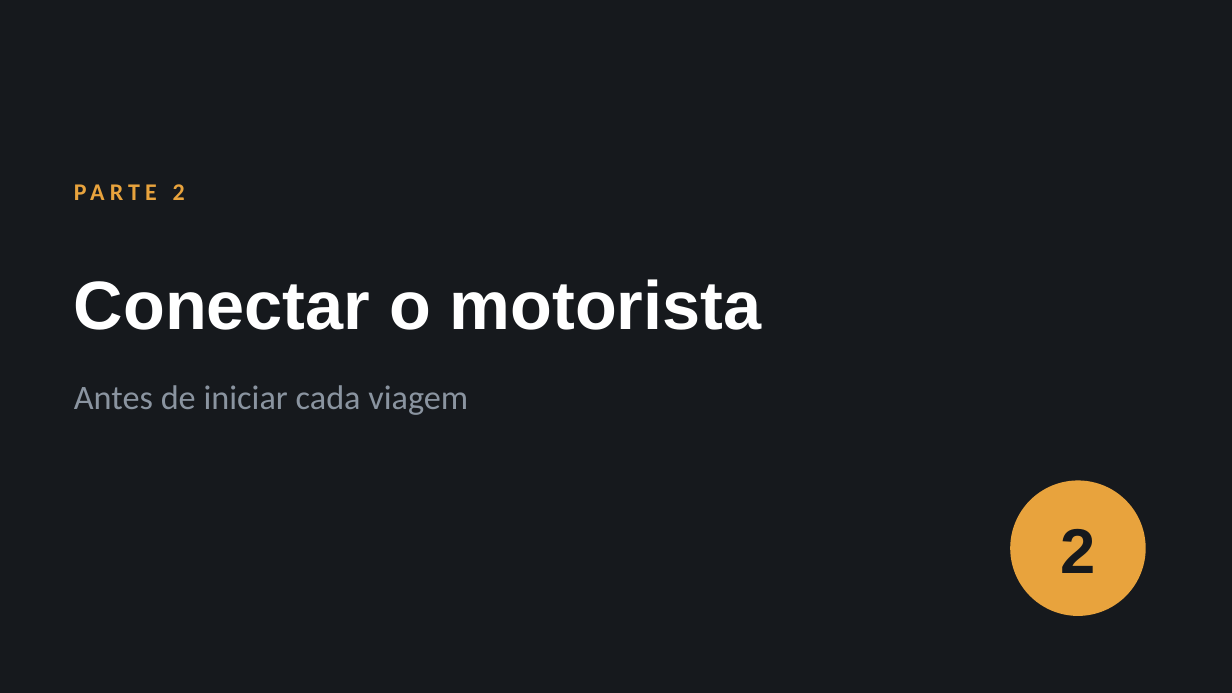
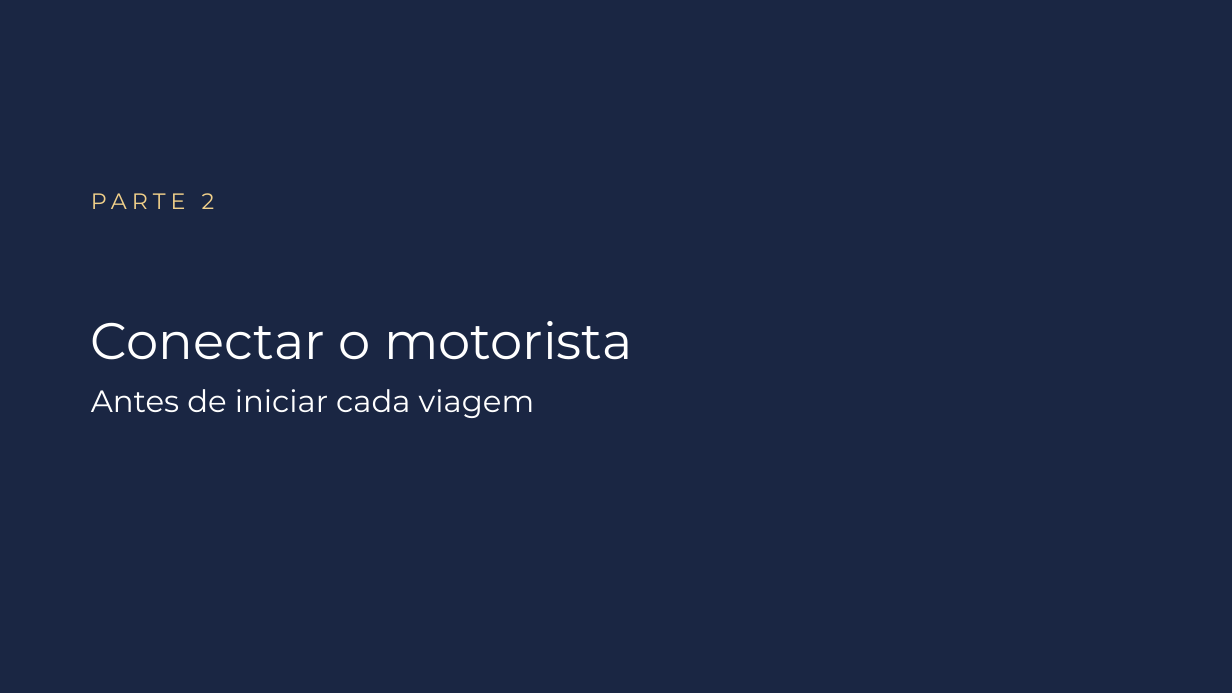
Before and after one commit to kallorvan/Manuais-de-uso, a slide deck: slide 12 of tacografo/Manual_Tacografo_Digital.pptx. Drawn at 1232x693 pixels with LibreOffice and Linux fonts; fonts in the diff are those of the drawing; background and template pictures are left out. Boxes give left, top, right and bottom in pixels: in the first picture for what was removed or moved away, otherwise in the second. Text is boxed around its words. In the diff, an @@ line names an element or a change of style, - is before the commit and + after.

```diff
--- a/tacografo/Manual_Tacografo_Digital.pptx
+++ b/tacografo/Manual_Tacografo_Digital.pptx
@@ background #16191D to #1A2643 @@
@@ text "PARTE 2": place and size @@
-text "PARTE 2" at (173, 184, 185, 200)
+text "PARTE 2" at (91, 193, 215, 209)
@@ text "PARTE 2" at (91, 193, 215, 209): size 14 to 13 pt, font Calibri to Montserrat, text colour #E8A33D to #F1D08A, bold off @@
@@ title "Conectar o motorista": place and size @@
-title "Conectar o motorista" at (74, 279, 761, 330)
+title "Conectar o motorista" at (91, 321, 633, 360)
@@ title "Conectar o motorista" at (91, 321, 633, 360): size 40 to 30 pt, font Arial to Montserrat, bold off; vertical alignment middle to bottom @@
@@ text "Antes de iniciar cada viagem": place and size @@
-text "Antes de iniciar cada viagem" at (74, 385, 468, 415)
+text "Antes de iniciar cada viagem" at (91, 389, 534, 418)
@@ text "Antes de iniciar cada viagem" at (91, 389, 534, 418): size 20 to 18 pt, font Calibri to Montserrat, text colour #8A94A0 to #FFFFFF @@
@@ ellipse removed at (1010, 480, 1146, 616) @@
@@ text removed at (1060, 529, 1095, 573) @@
-2
```
Also in this commit, not shown: 19 other slides changed, 1 slide added, 9 other files.
